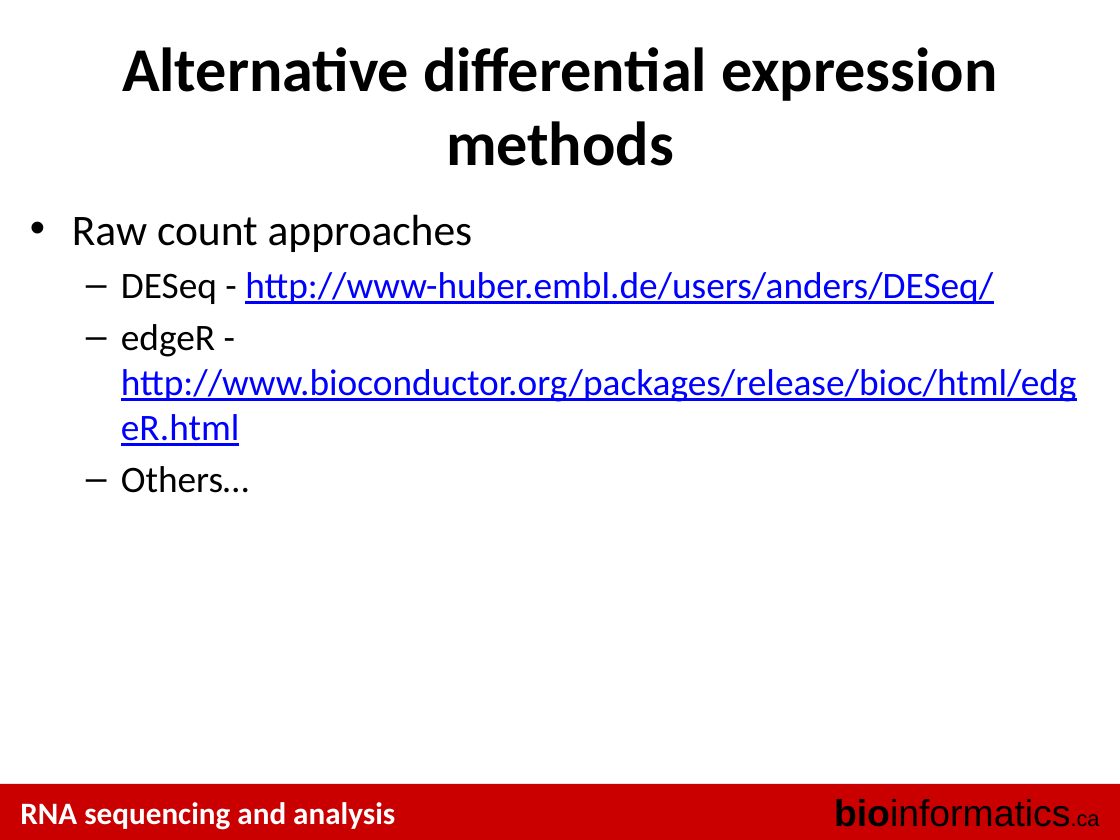
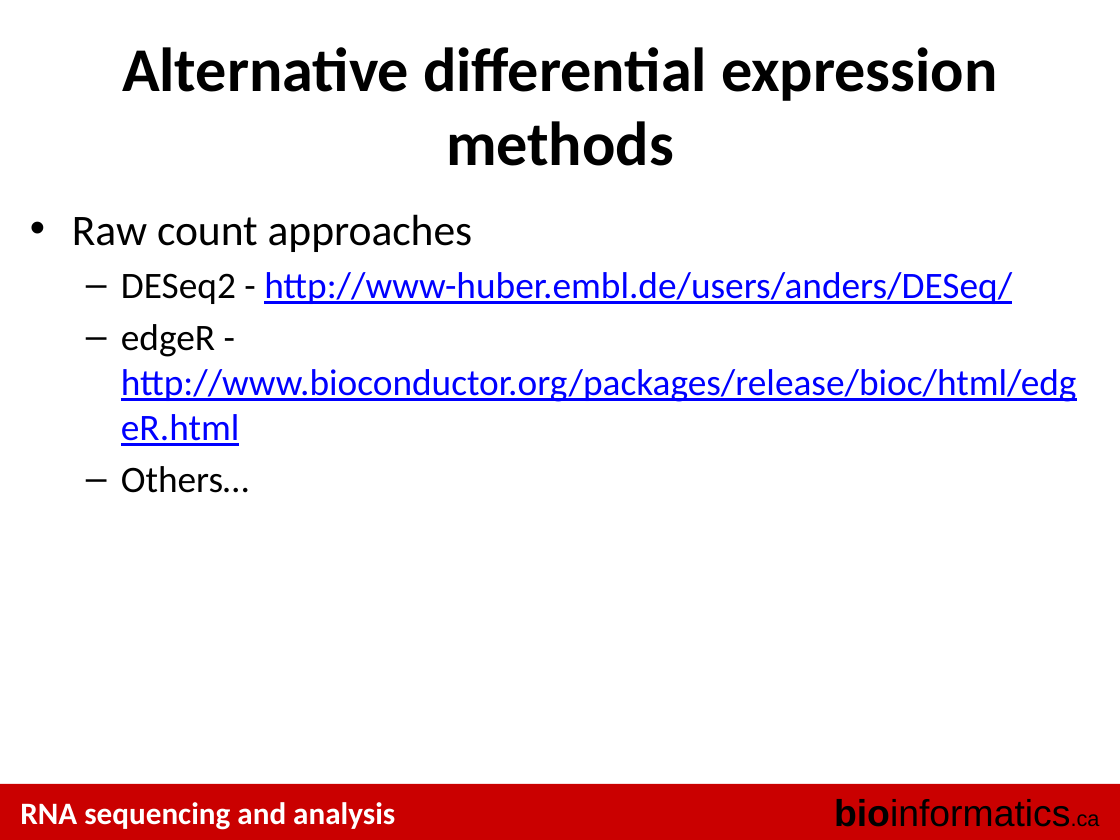
Before and after one commit to griffithlab/rnaseq_tutorial_wiki, a slide deck: slide 18 of LectureFiles/cbw/2017/RNASeq_Module3_Lecture.pptx (slide 16 before the commit). Drawn at 1120x840 pixels with LibreOffice and Linux fonts; fonts in the diff are those of the drawing. Boxes give left, top, right and bottom in pixels: in the first picture for what was removed or moved away, otherwise in the second. Text is boxed around its words. In the diff, an @@ line names an element or a change of style, - is before the commit and + after.

```diff
--- a/LectureFiles/cbw/2017/RNASeq_Module3_Lecture.pptx
+++ b/LectureFiles/cbw/2017/RNASeq_Module3_Lecture.pptx
@@ text at (121, 272, 1012, 304): text changed @@
-  – DESeq - http://www-huber.embl.de/users/anders/DESeq/
+  – DESeq2 - http://www-huber.embl.de/users/anders/DESeq/
```
Also in this commit, not shown: 3 other slides changed, 3 slides added, 1 other file.
